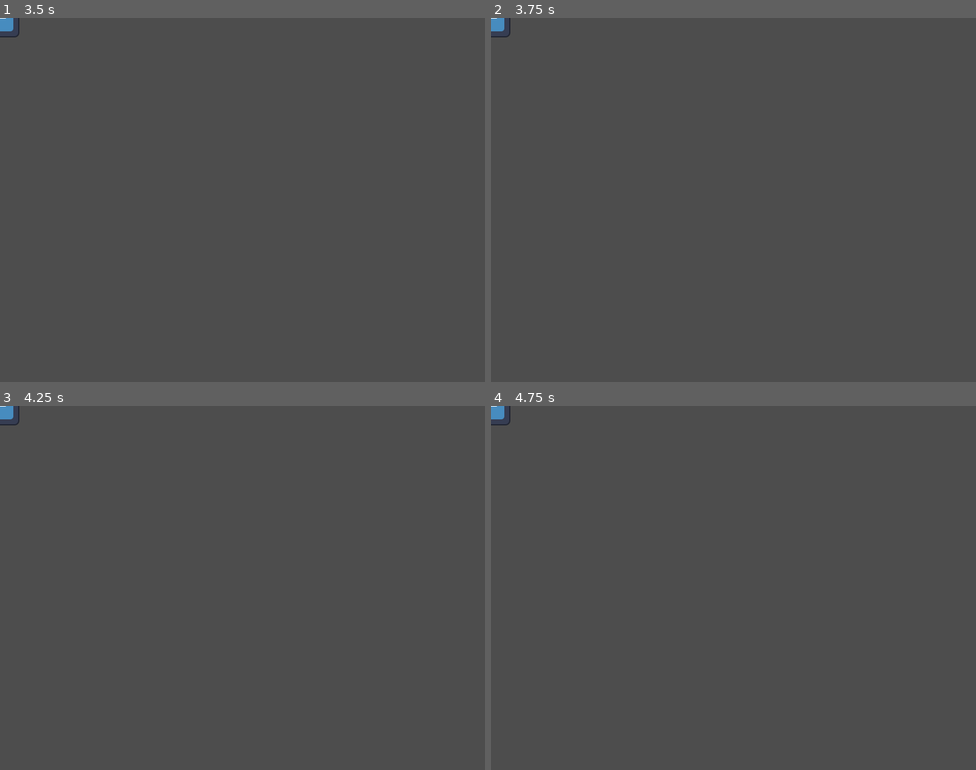
Above: before the commit, frames 1-4 (two rows, left to right).
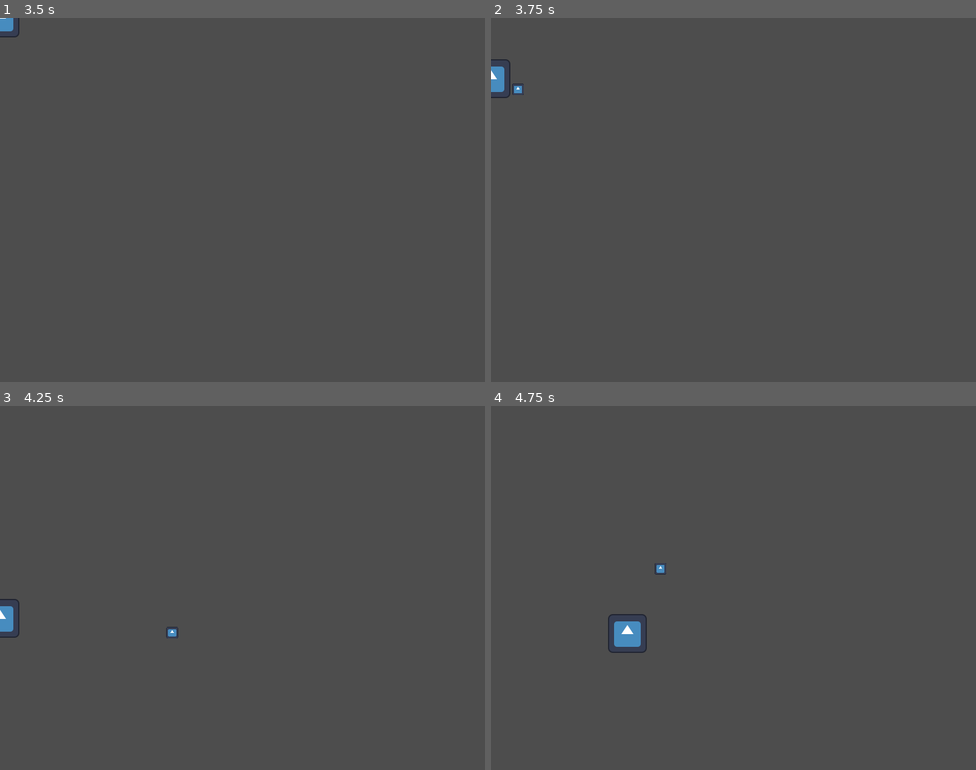
Above: after the commit, the same moments.

Repository: har3nz/MultiplayerDnD
Game: Godot game, scene res://scenes/room.tscn
Two runs of this game, one before a commit and one after it. Both use one fixed random seed, a clock stepped at 60 frames per second and the inputs below. The engine's default icon, where the game draws it, is replaced by a stand-in: a white triangle on a blue panel in a dark square.
Inputs (mouse positions are in pixels of both pictures, inside the frame that each line leads up to):
- Up to frame 1 (3.5 s): tap Enter at 0.5 s; move the mouse to (349, 181) at 0.52 s; hold D (right) 0.53-1.25 s; click (349, 181) at 0.6 s; click "Host" at 1.25 s; click "Wizard" at 2 s; click "Start" at 2.75 s
- Up to frame 2 (3.75 s): tap Space at 3.5 s; move the mouse to (636, 218) at 3.52 s; hold S (down) from 3.53 s (still down); click (636, 218) at 3.6 s
- Up to frame 3 (4.25 s): keep holding S (down)
- Up to frame 4 (4.75 s): move the mouse to (782, 507) at 4.27 s; release S (down) at 4.28 s; hold D (right) from 4.28 s (still down); click (782, 507) at 4.35 s

Frame 1 is identical in both runs. In frame 2, 0.4% of the frame differs, in the area x 0-7%, y 0-22%; in frame 3, 0.4%; in frame 4, 0.7%, in the area x 0-37%, y 0-68%.

Commit message:
still spawning issue with projectiles

Diff:
--- a/scenes/wizard.tscn
+++ b/scenes/wizard.tscn
@@ -4,14 +4,20 @@
 [ext_resource type="Script" uid="uid://cl5h2h0bqkqvp" path="res://scripts/wizard.gd" id="1_leome"]
 
 [sub_resource type="SceneReplicationConfig" id="SceneReplicationConfig_leome"]
+properties/0/path = NodePath(".:position")
+properties/0/spawn = true
+properties/0/replication_mode = 2
 
 [sub_resource type="CircleShape2D" id="CircleShape2D_j4iv4"]
 radius = 31.0
 
 [node name="Wizard" type="CharacterBody2D"]
+motion_mode = 1
 script = ExtResource("1_leome")
 
 [node name="MultiplayerSynchronizer" type="MultiplayerSynchronizer" parent="."]
+replication_interval = 0.1
+delta_interval = 0.008
 replication_config = SubResource("SceneReplicationConfig_leome")
 
 [node name="Sprite2D" type="Sprite2D" parent="."]
--- a/scenes/world.tscn
+++ b/scenes/world.tscn
@@ -8,7 +8,7 @@
 script = ExtResource("1_4wyf3")
 
 [node name="MultiplayerSpawner" type="MultiplayerSpawner" parent="."]
-_spawnable_scenes = PackedStringArray("uid://cua2ooe6bkcdj")
+_spawnable_scenes = PackedStringArray("uid://bxcxi0ervwr2p", "uid://74svy2kbi2ld", "uid://jmmm8d4ojh5")
 spawn_path = NodePath("..")
 spawn_limit = 5
 script = ExtResource("2_rwgxs")
--- a/scripts/multiplayer_spawner.gd
+++ b/scripts/multiplayer_spawner.gd
@@ -4,26 +4,32 @@
 @export var network_player: PackedScene = preload("res://scenes/player.tscn")
 @export var wizard: PackedScene = preload("res://scenes/wizard.tscn")
 
+@export var fireball: PackedScene = preload("res://scenes/fireball.tscn")
+@export var mini_missile: PackedScene = preload("res://scenes/mini_missile.tscn")
+
 func spawn_player(id: int) -> void:
 	if !multiplayer.is_server(): return
 	var player: Node
 	if ClassHandler.players[id] == "wizard":
 		player = wizard.instantiate()
-		print("wizard born : ", str(id))
 	else:
 		player = network_player.instantiate()
 	player.name = str(id)
+	player.position = Vector2(300,300)
 
 	get_parent().call_deferred("add_child", player)
 
+
 @rpc("any_peer", "call_remote", "reliable")
-func sv_spawn_fireball(fireball) -> void:
+func sv_spawn_fireball() -> void:
 	if !multiplayer.is_server(): return
 
 	get_parent().call_deferred("add_child", fireball)
 
+
+
 @rpc("any_peer", "call_remote", "reliable")
-func sv_spawn_magic_missile(magic_missile) -> void:
+func sv_spawn_mini_missile() -> void:
 	if !multiplayer.is_server(): return
 
-	get_parent().call_deferred("add_child", magic_missile)
+	get_parent().call_deferred("add_child", mini_missile)
--- a/scripts/wizard.gd
+++ b/scripts/wizard.gd
@@ -18,8 +18,8 @@
 	var angle = atan2(m_pos.y - self.position.y, m_pos.x - self.position.x)
 	fireball.set_dir(fdir)
 	fireball.rotation = angle + 1.57
-	#get_parent().add_child(fireball)
-	GlobalMultiplayerSpawner.rpc("sv_spawn_fireball", fireball)
+	get_parent().add_child(fireball)
+	#GlobalMultiplayerSpawner.rpc("sv_spawn_fireball")
 
 func spawn_mini_missile() -> void:
 	mini_missile = mini_missile_scene.instantiate()
@@ -27,12 +27,12 @@
 	var m_pos = get_viewport().get_mouse_position()
 	var mdir = m_pos - self.position
 	mini_missile.set_dir(mdir)
-	#get_parent().add_child(mini_missile)
-	GlobalMultiplayerSpawner.rpc("sv_spawn_magic_missile", mini_missile)
+	get_parent().add_child(mini_missile)
+	#GlobalMultiplayerSpawner.rpc("sv_spawn_mini_missile")
 
 
 func _physics_process(_delta) -> void:
-	if !is_multiplayer_authority(): return
+	#if !is_multiplayer_authority(): return
 
 	velocity = Input.get_vector("left", "right", "up", "down") * SPEED
 
